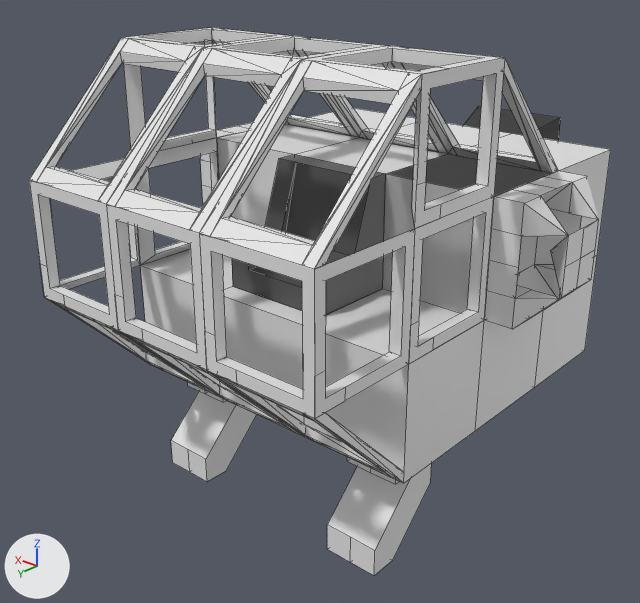
Two versions of the Blender file dist/Model/ship.blend, one commit apart.
The view is the same before and after, from a camera (50 mm lens) standing at (-4.71, 5.12, 2.85) and looking at (0.27, -0.57, -0.35). Lighting does not change. The marker at lower left points along +X, +Y and +Z. Mesh edges are drawn as thin lines.
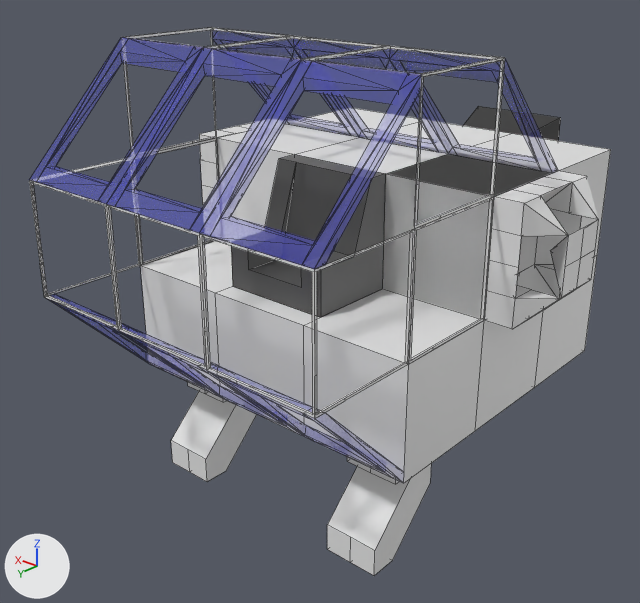
Location of each change, [x1, y1, x2, y2] in pixels of the pictures (640 x 603 px; the box of a moved part takes in the faces that stretch with it):
'Cube.008', recoloured (white to blue)
    both: [200, 59, 422, 269]
'Cube.002', recoloured (white to blue)
    both: [106, 47, 301, 233]
'Cube.005', recoloured (white to blue)
    both: [29, 37, 203, 204]
'Plane.014', reshaped
    before: [412, 58, 505, 228]
    after: [414, 58, 505, 228]
'Cube.007', recoloured
    both: [389, 49, 558, 173]
'Cube.009', recoloured
    both: [207, 365, 404, 482]
'Cube.001', recoloured
    both: [293, 39, 448, 154]
'Cube.004', recoloured
    both: [212, 30, 359, 137]
'Plane.013', reshaped
    before: [124, 41, 217, 151]
    after: [124, 30, 217, 151]
'Cube.003', recoloured (grey to blue)
    both: [120, 326, 303, 436]
'Cube.006', recoloured (grey to blue)
    both: [48, 294, 218, 396]
'Plane.008', reshaped
    before: [60, 159, 140, 289]
    after: [48, 159, 140, 295]
part 1 of me_plane_003, moved or reshaped
    both: [29, 27, 505, 419]

The change, as a diff of the scene's bpy script:
```diff
--- a/dist/Model/ship.blend.py
+++ b/dist/Model/ship.blend.py
@@ mat_glass @@
+mat_glass = principled_material('Glass')
+mat_glass.base_color = (0.0961, 0.101, 0.8)  # blue #5759e7
+mat_glass.alpha = 0.2
@@ me_cube_001 @@
 me_cube_001.from_pydata(...)  # 80 vertices, 48 faces; spans x -1.0..1.0, y -1.0..1.0, z -1.0..1.0
+me_cube_001.materials.append(mat_glass)  # blue #5759e7
@@ me_plane_003 @@
 me_plane_003.from_pydata(...)  # 18 vertices, 10 faces; spans x -1.0..1.0, y -1.0..1.0, z -0.2..0.0
 # used by ob_plane_003; location = (0.0, 1.5, 0.5); rotation_euler = (-1.571, 0.0, 0.0), in degrees (-90, 0, 0); scale = (0.5, 0.5, 0.5)
-me_plane_003.vertices[6].co = (-0.8, -0.8, 0.0)  # pixel (190, 244)
-me_plane_003.vertices[7].co = (-0.8, 0.8, 0.0)  # pixel (196, 353)
-me_plane_003.vertices[8].co = (0.4, 0.8, 0.0)  # pixel (142, 329)
-me_plane_003.vertices[9].co = (0.8, 0.8, -0.2)  # pixel (136, 317)
-me_plane_003.vertices[10].co = (-0.8, 0.8, -0.2)
-me_plane_003.vertices[11].co = (0.8, -0.8, -0.2)
-me_plane_003.vertices[12].co = (-0.8, -0.8, -0.2)
-me_plane_003.vertices[13].co = (0.8, -0.8, 0.0)  # pixel (115, 220)
-me_plane_003.vertices[14].co = (0.8, 0.4, 0.0)  # pixel (123, 297)
-me_plane_003.vertices[15].co = (0.8, 0.8, 0.0)  # pixel (125, 321)
-me_plane_003.vertices[16].co = (0.2, -0.8, -0.2)
-me_plane_003.vertices[17].co = (0.8, -0.4, -0.2)  # pixel (129, 243)
+# me_plane_003 part 1
+me_plane_003.vertices[6].co = (-0.96, -0.96, 0.0)  # pixel (197, 235)
+me_plane_003.vertices[7].co = (-0.96, 0.96, 0.0)  # pixel (204, 366)
+me_plane_003.vertices[8].co = (0.4, 0.96, 0.0)  # pixel (143, 339)
+me_plane_003.vertices[9].co = (0.96, 0.96, -0.04)  # pixel (121, 327)
+me_plane_003.vertices[10].co = (-0.96, 0.96, -0.04)
+me_plane_003.vertices[11].co = (0.96, -0.96, -0.04)
+me_plane_003.vertices[12].co = (-0.96, -0.96, -0.04)
+me_plane_003.vertices[13].co = (0.96, -0.96, 0.0)  # pixel (108, 207)
+me_plane_003.vertices[14].co = (0.96, 0.4, 0.0)  # pixel (116, 294)
+me_plane_003.vertices[15].co = (0.96, 0.96, 0.0)  # pixel (119, 328)
+me_plane_003.vertices[16].co = (0.2, -0.96, -0.04)  # pixel (143, 217)
+me_plane_003.vertices[17].co = (0.96, -0.4, -0.04)  # pixel (113, 243)
```
